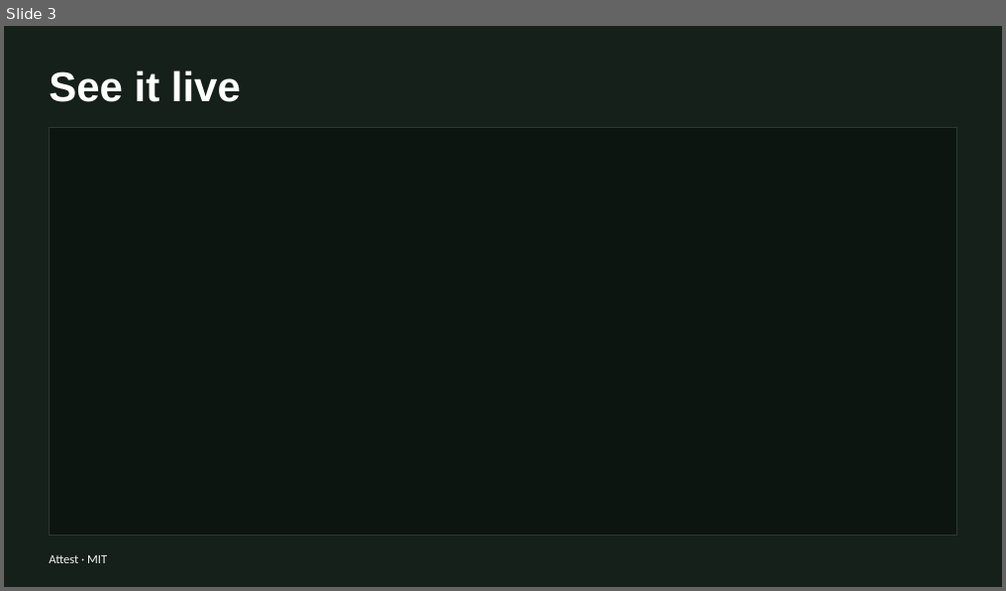
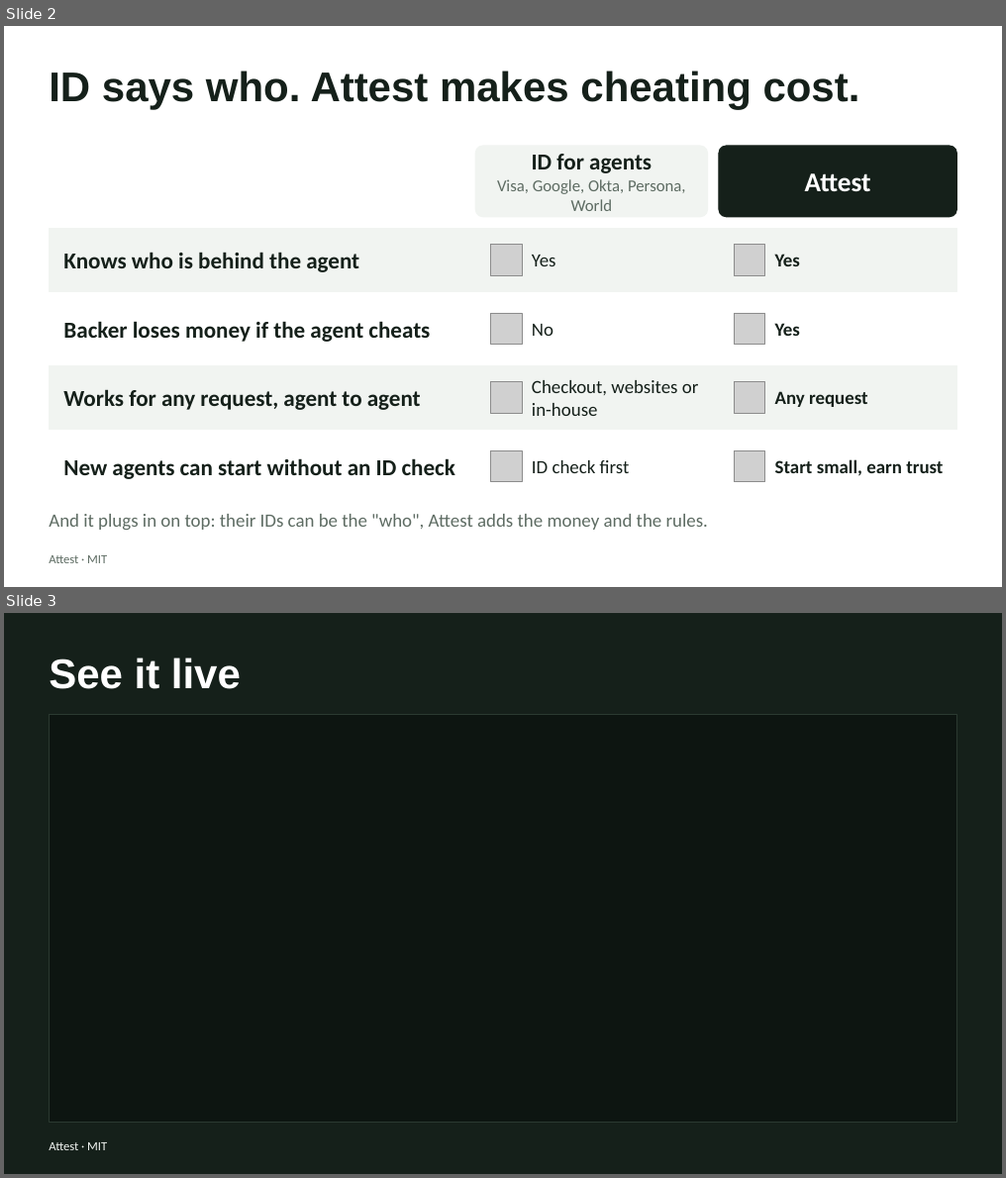
Before and after one commit to smghaas/attest, a slide deck: docs/attest_final_slides.pptx. Shown one above the other, each under a label of ours: slide 3 before the commit, slides 2 and 3 after it. The pictures are 1006x591 and 1006x1178 pixels, drawn with LibreOffice and Linux fonts; fonts in the diff are those of the drawing; grey boxes stand for pictures. Boxes give left, top, right and bottom in pixels: in the first picture for what was removed or moved away, otherwise in the second. Text is boxed around its words. In the diff, an @@ line names an element or a change of style, - is before the commit and + after.

```diff
--- a/docs/attest_final_slides.pptx
+++ b/docs/attest_final_slides.pptx
@@ slide 2 added at <box>4,26,1002,587</box>, background #FFFFFF @@
@@ title added at <box>49,71,860,109</box>, 40 pt, text #15201A, bold @@
+ID says who. Attest makes cheating cost.
@@ rounded rectangle added at <box>475,146,708,217</box>, fill #F1F4F1, outline #F1F4F1 1 pt @@
@@ text added at <box>497,154,686,211</box>, 16 pt, text #5E6C63 @@
+ID for agents
+Visa, Google, Okta, Persona, World
@@ rounded rectangle added at <box>719,146,957,217</box>, fill #15201A, outline #15201A 1 pt @@
@@ text added at <box>805,174,871,192</box>, 26 pt, text #FFFFFF, bold @@
+Attest
@@ rectangle added at <box>49,228,957,291</box>, fill #F1F4F1, outline #F1F4F1 1 pt @@
@@ text added at <box>63,252,359,273</box>, 22 pt, text #15201A, bold @@
+Knows who is behind the agent
@@ picture added at <box>491,245,522,276</box> @@
@@ text added at <box>532,255,556,267</box>, 18 pt, text #15201A @@
+Yes
@@ picture added at <box>734,245,765,276</box> @@
@@ text added at <box>775,254,800,267</box>, 18 pt, text #15201A, bold @@
+Yes
@@ text added at <box>63,321,430,342</box>, 22 pt, text #15201A, bold @@
+Backer loses money if the agent cheats
@@ picture added at <box>491,313,522,344</box> @@
@@ picture added at <box>734,313,765,344</box> @@
@@ text added at <box>532,324,553,336</box>, 18 pt, text #15201A @@
+No
@@ text added at <box>775,323,800,336</box>, 18 pt, text #15201A, bold @@
+Yes
@@ rectangle added at <box>49,366,957,430</box>, fill #F1F4F1, outline #F1F4F1 1 pt @@
@@ picture added at <box>491,381,522,413</box> @@
@@ text added at <box>532,380,699,416</box>, 18 pt, text #15201A @@
+Checkout, websites or in-house
@@ picture added at <box>734,381,765,413</box> @@
@@ text added at <box>63,389,421,410</box>, 22 pt, text #15201A, bold @@
+Works for any request, agent to agent
@@ text added at <box>775,391,868,407</box>, 18 pt, text #15201A, bold @@
+Any request
@@ text added at <box>63,459,455,479</box>, 22 pt, text #15201A, bold @@
+New agents can start without an ID check
@@ picture added at <box>491,451,522,482</box> @@
@@ text added at <box>532,461,630,473</box>, 18 pt, text #15201A @@
+ID check first
@@ picture added at <box>734,451,765,482</box> @@
@@ text added at <box>775,460,943,476</box>, 18 pt, text #15201A, bold @@
+Start small, earn trust
@@ text added at <box>49,514,708,530</box>, 18 pt, text #5E6C63 @@
+And it plugs in on top: their IDs can be the "who", Attest adds the money and the rules.
@@ text added at <box>49,556,107,564</box>, 12 pt, text #5E6C63 @@
+Attest · MIT
```
Also in this commit, not shown: 1 slide changed, 1 other slide added, 2 slides removed.
